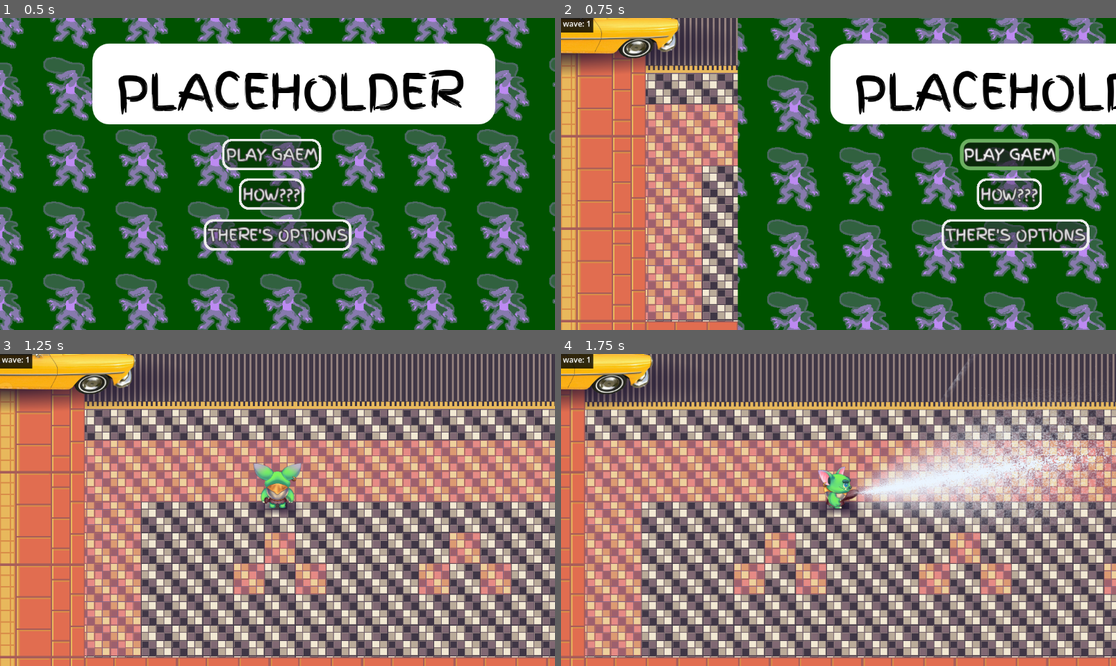
Above: before the commit, frames 1-4 (two rows, left to right).
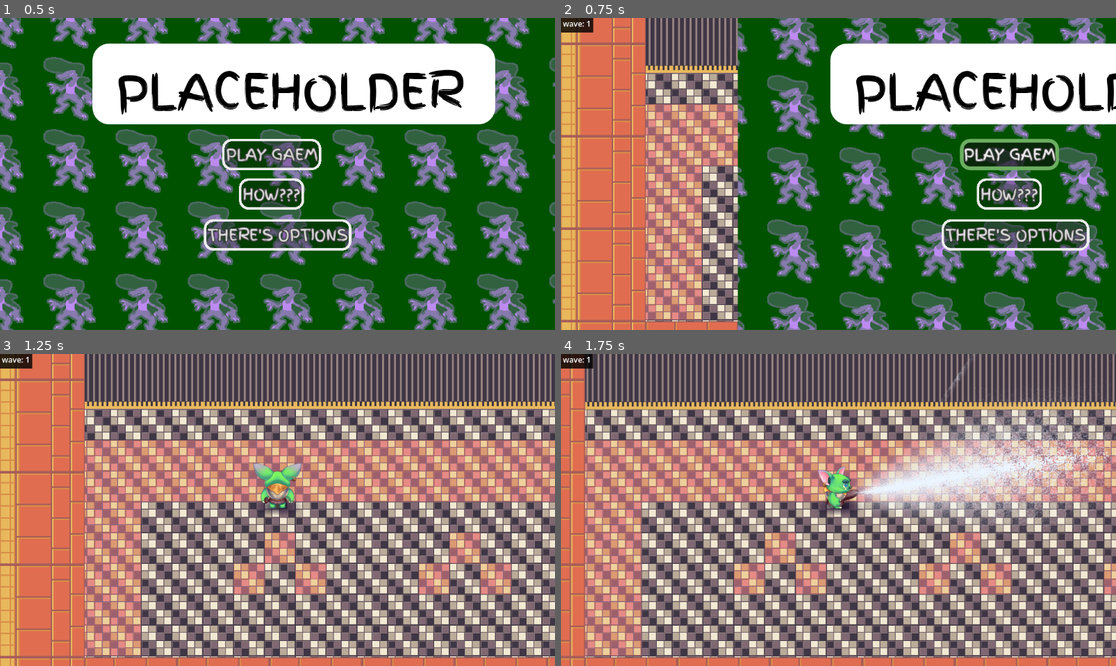
Above: after the commit, the same moments.

Repository: klynicol/crimson_year
Game: Godot game, scene res://scenes/game.tscn
Two runs of this game, one before a commit and one after it. Both use one fixed random seed, a clock stepped at 60 frames per second and the inputs below.
Inputs (mouse positions are in pixels of both pictures, inside the frame that each line leads up to):
- Up to frame 1 (0.5 s): no input
- Up to frame 2 (0.75 s): click "PLAY GAEM" at 0.5 s
- Up to frame 3 (1.25 s): no input
- Up to frame 4 (1.75 s): move the mouse to (960, 494) at 1.27 s; press the mouse at (960, 494) at 1.28 s; hold D (right) from 1.28 s (still down)

Frame 1 is identical in both runs. In frame 2, 3.1% of the frame differs, in the area x 0-27%, y 0-18%; in frame 3, 3.6%, in the area x 0-30%, y 0-18%; in frame 4, 2.1%.

Commit message:
main menu finished for now
controller switch from options menu pending

Diff:
--- a/scenes/game.tscn
+++ b/scenes/game.tscn
@@ -14,6 +14,7 @@
 
 [node name="Menu" parent="Gui" unique_id=2024535620 instance=ExtResource("3_lnu2h")]
 
-[connection signal="button_up" from="Gui/Menu/PlayBtn" to="World" method="_on_play_btn_button_up"]
+[connection signal="pressed" from="Gui/Menu/PlayBtn" to="." method="_on_game_start_pressed"]
 
+[editable path="World"]
 [editable path="Gui/Menu"]
--- a/scripts/game.gd
+++ b/scripts/game.gd
@@ -1,6 +1,10 @@
 class_name Game extends Node
 
 @onready var next_stage_button: BaseButton = $Gui/Control/TextureButton  # Button (renamed from Label for click)
+@onready var stage: StageManager = $World/Stage
+@onready var character: PlayerController = $World/YSort/Character
+
+
 var life_time_mob_fragments: int = 0
 
 func _ready() -> void:
@@ -17,3 +21,9 @@
 	var stage_manager: StageManager = $World/Stage
 	stage_manager.start_next_wave()
 	hide_next_stage_prompt()
+
+func _on_game_start_pressed() -> void:
+	stage.init_wave(1)
+
+func _on_control_method_changed(control_method) -> void:
+	pass
--- a/scripts/stage_manager.gd
+++ b/scripts/stage_manager.gd
@@ -8,7 +8,7 @@
 var world: World;
 var game: Game;
 
-var current_wave: int = 0;
+var current_wave: int = 1;
 var wave_mob_fragments: int = 0;
 var car_spawn_index: int = 0;
 var cars: Array[Car] = [];
@@ -51,7 +51,7 @@
 
 func _ready() -> void:
 	call_deferred("_set_instances")
-	call_deferred("_init_wave", 1) # Will be triggered by the menu
+	#call_deferred("_init_wave", 1) # Will be triggered by the menu
 
 func _process(delta: float):
 	_process_wave(delta)
@@ -66,7 +66,7 @@
 	greaser_spawns = get_tree().get_nodes_in_group("greaser_spawn");
 
 # Basically resets the wave variables and prepares the world for the next wave
-func _init_wave(wave_number: int):
+func init_wave(wave_number: int):
 	print("init_wave: ", wave_number)
 	current_wave = wave_number;
 	game.life_time_mob_fragments += wave_mob_fragments;
@@ -162,7 +162,7 @@
 	if not WAVES_CONFIG.has(next_wave):
 		# No more waves (e.g. after wave 3) – could show victory or loop
 		next_wave = 1
-	_init_wave(next_wave)
+	init_wave(next_wave)
 
 # !!! -- HELPERS -- !!!
 
